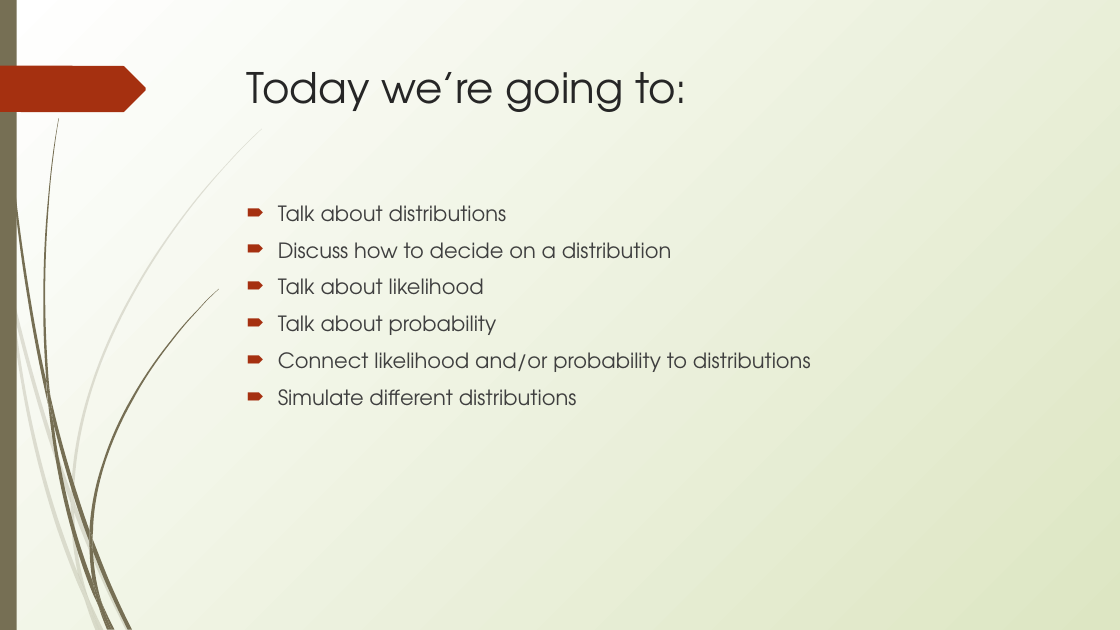
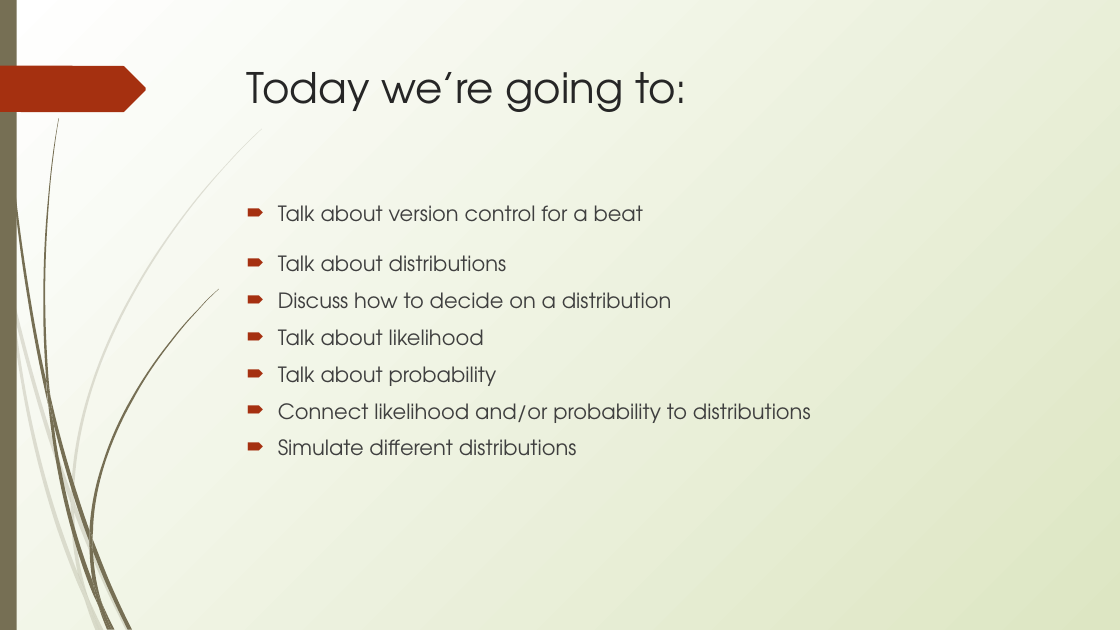
Before and after one commit to erynmcfarlane/GraduateStatsClass, a slide deck: slide 2 of Lecture2_v1.pptx. Drawn at 1120x630 pixels with LibreOffice and Linux fonts; fonts in the diff are those of the drawing. Boxes give left, top, right and bottom in pixels: in the first picture for what was removed or moved away, otherwise in the second. Text is boxed around its words. In the diff, an @@ line names an element or a change of style, - is before the commit and + after.

```diff
--- a/Lecture2_v1.pptx
+++ b/Lecture2_v1.pptx
@@ text at (278,205,643,222): paragraph added @@
+🠶 Talk about version control for a beat
```
Also in this commit, not shown: 1 other slide changed, 1 slide added, 1 other file.
